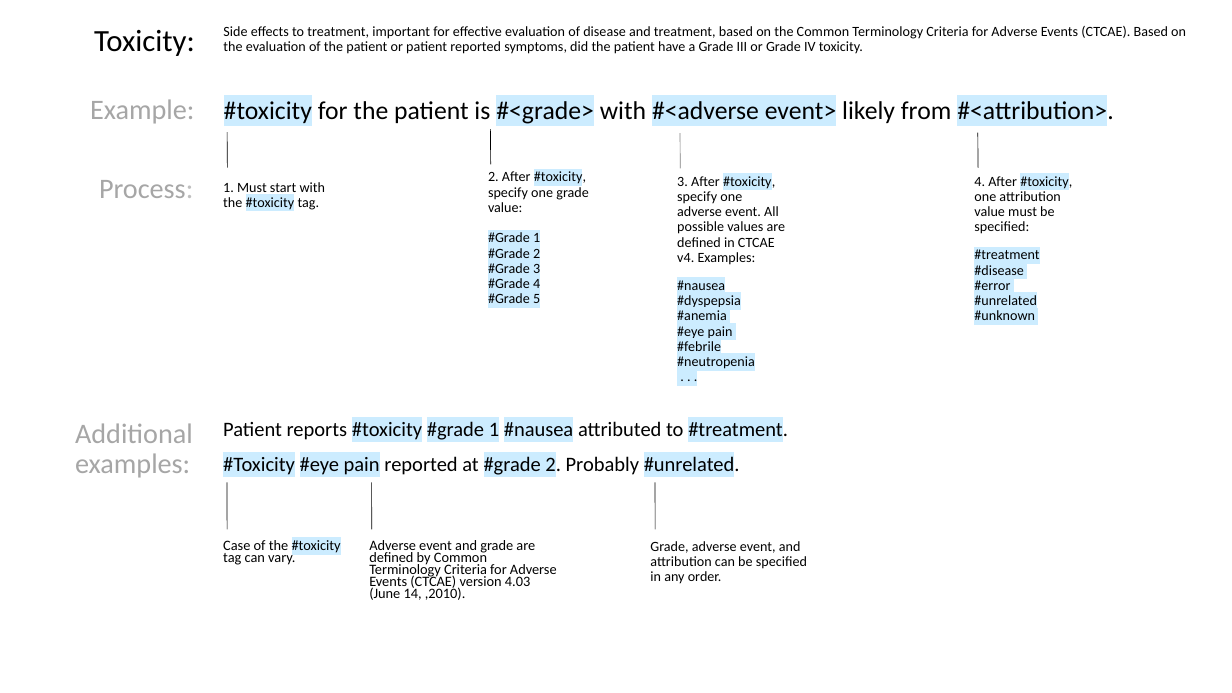
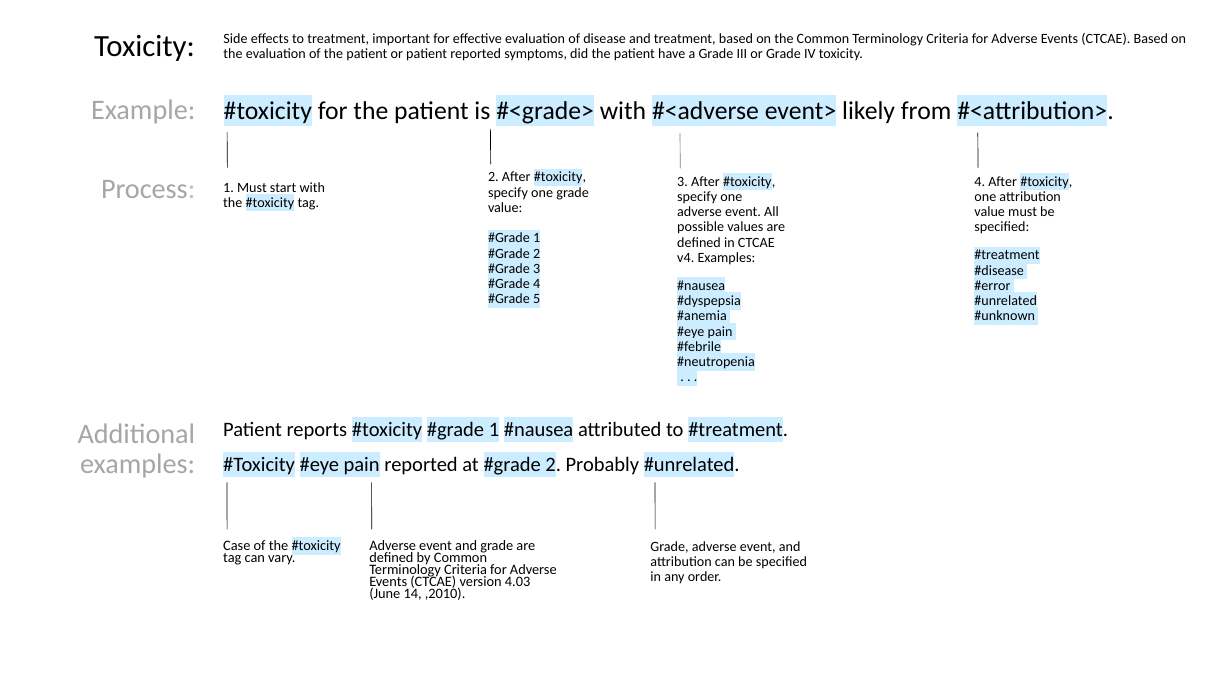
Before and after one commit to FluxNotes/flux, a slide deck: slide 2 of docs/Structured Phrase Format Descriptions.pptx. Drawn at 1232x693 pixels with LibreOffice and Linux fonts; fonts in the diff are those of the drawing. Boxes give left, top, right and bottom in pixels: in the first picture for what was removed or moved away, otherwise in the second. Text is boxed around its words. In the diff, an @@ line names an element or a change of style, - is before the commit and + after.

```diff
--- a/docs/Structured Phrase Format Descriptions.pptx
+++ b/docs/Structured Phrase Format Descriptions.pptx
@@ text "Toxicity:" at (94, 35, 195, 61): vertical alignment top to middle @@
@@ text "Side effects to treatment, important ..." at (223, 33, 1186, 61): vertical alignment top to middle @@
@@ text "Process:" at (101, 180, 195, 198): alignment left to right @@
@@ text "Additional examples:" at (78, 423, 196, 478): alignment left to right @@
```
Also in this commit, not shown: 4 other slides changed.
